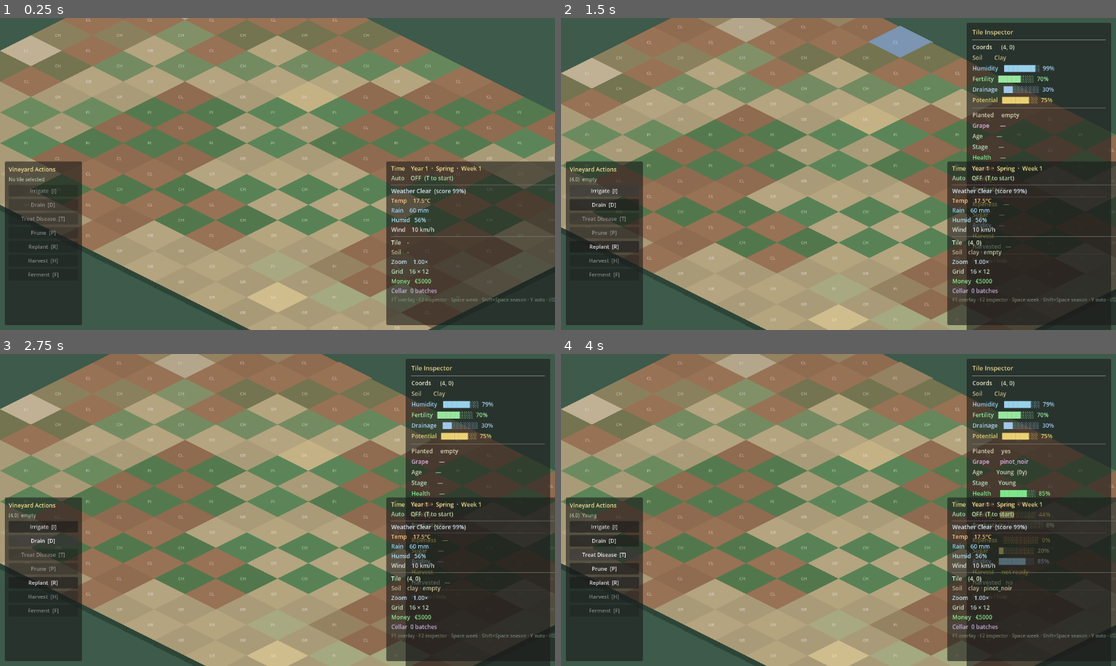
Above: before the commit, frames 1-4 (two rows, left to right).
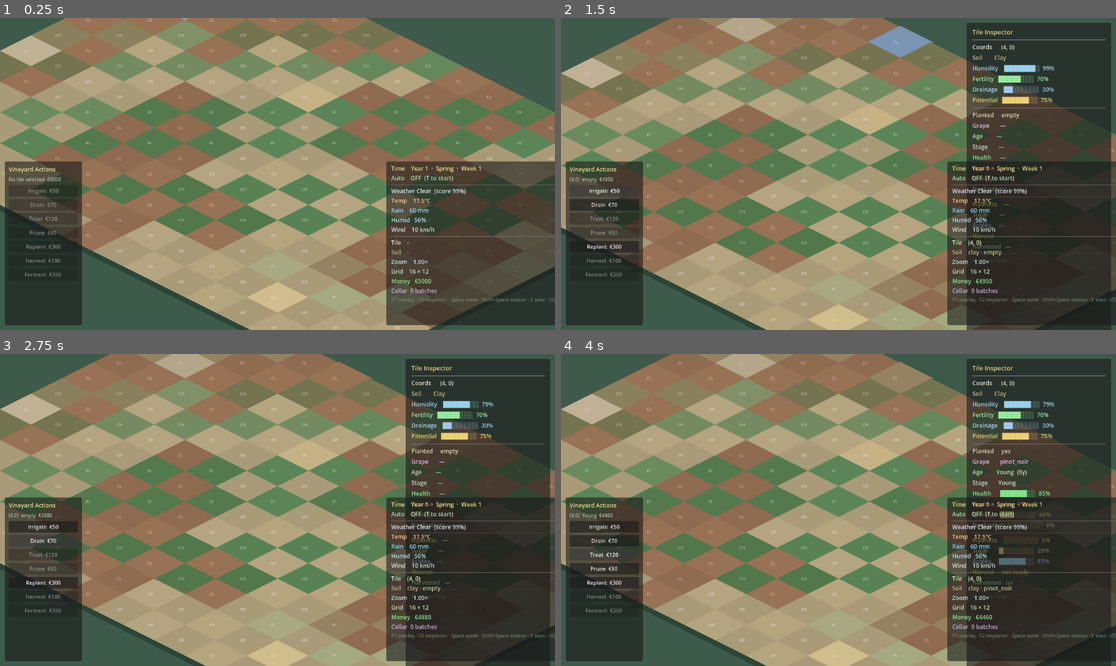
Above: after the commit, the same moments.

Repository: blayres/winery-simulator
Game: Godot game, scene res://scenes/world/World.tscn
Same seed, same stepped clock (60 frames per second), same inputs: the game is played once before the commit and once after it. The project has no main scene, so this scene is started directly.
Inputs (mouse positions are in pixels of both pictures, inside the frame that each line leads up to):
- Up to frame 1 (0.25 s): no input
- Up to frame 2 (1.5 s): tap Enter at 0.5 s; drag from (899, 21) to (993, 64) at 0.52 s; click "Irrigate [I]" (after the commit: "Irrigate €50") at 1.25 s
- Up to frame 3 (2.75 s): click "Drain [D]" (after the commit: "Drain €70") at 2 s
- Up to frame 4 (4 s): click "Replant [R]" (after the commit: "Replant €300") at 2.75 s; click "Treat Disease [T]" (after the commit: "Treat €120") at 3.5 s

The runs differ from the first frame. In frame 1, 0.3% of the frame differs, in the area x 3-12%, y 51-84%; in frame 2, 0.3%; in frame 3, 0.3%; in frame 4, 0.4%, in the area x 3-78%, y 51-86%.

Commit message:
feat: action costs and operating expenses

Diff:
--- a/autoload/VineyardActionSystem.gd
+++ b/autoload/VineyardActionSystem.gd
@@ -42,11 +42,15 @@
 	if data == null:
 		return "No tile at (%d,%d)." % [col, row]
 
+	var cost: float = _action_cost("irrigate")
+	if not WineMarket.spend(cost, "irrigate"):
+		return "Irrigate (%d,%d): not enough money — need €%.0f." % [col, row, cost]
+
 	var cfg: Dictionary  = _action_cfg()
 	var gain: float      = float(cfg.get("irrigate_humidity_gain", 0.18))
 	var before: float    = data.humidity
 	data.humidity        = clampf(data.humidity + gain, 0.0, 1.0)
-	var result: String   = "Irrigate (%d,%d): humidity %.2f → %.2f" % [col, row, before, data.humidity]
+	var result: String   = "Irrigate (%d,%d): humidity %.2f → %.2f  (€%.0f)" % [col, row, before, data.humidity, cost]
 
 	_commit(data, ACTION_IRRIGATE, result)
 	return result
@@ -58,12 +62,16 @@
 	var data: TileSimData = VineyardSimulation.get_tile_data(col, row)
 	if data == null:
 		return "No tile at (%d,%d)." % [col, row]
+
+	var cost: float = _action_cost("drain")
+	if not WineMarket.spend(cost, "drain"):
+		return "Drain (%d,%d): not enough money — need €%.0f." % [col, row, cost]
 
 	var cfg: Dictionary  = _action_cfg()
 	var loss: float      = float(cfg.get("drain_humidity_loss", 0.20))
 	var before: float    = data.humidity
 	data.humidity        = clampf(data.humidity - loss, 0.0, 1.0)
-	var result: String   = "Drain (%d,%d): humidity %.2f → %.2f" % [col, row, before, data.humidity]
+	var result: String   = "Drain (%d,%d): humidity %.2f → %.2f  (€%.0f)" % [col, row, before, data.humidity, cost]
 
 	_commit(data, ACTION_DRAIN, result)
 	return result
@@ -77,12 +85,16 @@
 		return "No tile at (%d,%d)." % [col, row]
 	if not data.is_planted:
 		return "Treat (%d,%d): no vine planted — nothing to treat." % [col, row]
+
+	var cost: float = _action_cost("treat")
+	if not WineMarket.spend(cost, "treat disease"):
+		return "Treat (%d,%d): not enough money — need €%.0f." % [col, row, cost]
 
 	var cfg: Dictionary  = _action_cfg()
 	var reduction: float = float(cfg.get("treat_disease_reduction", 0.25))
 	var before: float    = data.disease_risk
 	data.disease_risk    = clampf(data.disease_risk - reduction, 0.0, 1.0)
-	var result: String   = "Treat (%d,%d): disease %.2f → %.2f" % [col, row, before, data.disease_risk]
+	var result: String   = "Treat (%d,%d): disease %.2f → %.2f  (€%.0f)" % [col, row, before, data.disease_risk, cost]
 
 	_commit(data, ACTION_TREAT, result)
 	return result
@@ -96,6 +108,10 @@
 		return "No tile at (%d,%d)." % [col, row]
 	if not data.is_planted:
 		return "Prune (%d,%d): no vine planted — nothing to prune." % [col, row]
+
+	var cost: float = _action_cost("prune")
+	if not WineMarket.spend(cost, "prune"):
+		return "Prune (%d,%d): not enough money — need €%.0f." % [col, row, cost]
 
 	var cfg: Dictionary    = _action_cfg()
 	var health_gain: float = float(cfg.get("prune_health_gain", 0.08))
@@ -108,8 +124,8 @@
 
 	VineyardSimulation.recompute_quality_public(data)
 
-	var result: String = "Prune (%d,%d): health %.2f→%.2f  productivity %.2f→%.2f" % [
-		col, row, before_h, data.vine_health, before_p, data.productivity
+	var result: String = "Prune (%d,%d): health %.2f→%.2f  prod %.2f→%.2f  (€%.0f)" % [
+		col, row, before_h, data.vine_health, before_p, data.productivity, cost
 	]
 
 	_commit(data, ACTION_PRUNE, result)
@@ -122,6 +138,10 @@
 	var data: TileSimData = VineyardSimulation.get_tile_data(col, row)
 	if data == null:
 		return "No tile at (%d,%d)." % [col, row]
+
+	var cost: float = _action_cost("replant")
+	if not WineMarket.spend(cost, "replant"):
+		return "Replant (%d,%d): not enough money — need €%.0f." % [col, row, cost]
 
 	var cfg: Dictionary    = _action_cfg()
 	var start_health: float = float(cfg.get("replant_starting_health", 0.85))
@@ -133,15 +153,15 @@
 	data.grape_variety = chosen_grape
 	data.vine_age      = 0
 	data.vine_health   = start_health
-	data.disease_risk  = clampf(data.disease_risk * 0.5, 0.0, 1.0)  # partial reset
+	data.disease_risk  = clampf(data.disease_risk * 0.5, 0.0, 1.0)
 	data.lifecycle_stage = VineLifecycle.STAGE_YOUNG
 	data.productivity    = 0.0
 
 	VineyardSimulation.recompute_quality_public(data)
 
 	var action_desc: String = "Replant" if was_planted else "Plant"
-	var result: String = "%s (%d,%d): %s  health=%.2f" % [
-		action_desc, col, row, chosen_grape, data.vine_health
+	var result: String = "%s (%d,%d): %s  health=%.2f  (€%.0f)" % [
+		action_desc, col, row, chosen_grape, data.vine_health, cost
 	]
 
 	_commit(data, ACTION_REPLANT, result)
@@ -151,6 +171,9 @@
 ## Harvest: collects ripe grapes from a tile and creates a GrapeLot.
 ## Requires: planted, harvest_ready, health > 0, productivity > 0, not already harvested.
 func harvest(col: int, row: int) -> String:
+	var cost: float = _action_cost("harvest")
+	if not WineMarket.spend(cost, "harvest"):
+		return "Harvest (%d,%d): not enough money — need €%.0f." % [col, row, cost]
 	var result: String = HarvestManager.harvest(col, row)
 	action_performed.emit(ACTION_HARVEST, col, row, result)
 	return result
@@ -160,6 +183,9 @@
 ## [param method] — "stainless_steel" | "old_oak" | "new_oak"
 ## No tile required — fermentation happens in the cellar.
 func ferment(method: String = "stainless_steel") -> String:
+	var cost: float = _action_cost("ferment")
+	if not WineMarket.spend(cost, "ferment"):
+		return "Ferment: not enough money — need €%.0f." % cost
 	var result: String = FermentationManager.ferment(method)
 	action_performed.emit(ACTION_FERMENT, -1, -1, result)
 	return result
@@ -210,3 +236,12 @@
 	var cfg: Dictionary = DataManager.get_data("vineyard_sim")
 	var raw: Variant    = cfg.get("player_actions", {})
 	return raw if raw is Dictionary else {}
+
+
+## Returns the cost for a named action from JSON config.
+func _action_cost(action_key: String) -> float:
+	var cfg: Dictionary   = _action_cfg()
+	var raw_costs: Variant = cfg.get("costs", {})
+	if not raw_costs is Dictionary:
+		return 0.0
+	return float((raw_costs as Dictionary).get(action_key, 0.0))
--- a/autoload/WineMarket.gd
+++ b/autoload/WineMarket.gd
@@ -64,6 +64,22 @@
 ## Returns current player money.
 func get_money() -> float:
 	return player_money
+
+
+## Returns true if the player can afford [param amount].
+func can_afford(amount: float) -> bool:
+	return player_money >= amount
+
+
+## Deduct [param amount] from player money. Returns false if insufficient.
+## [param reason] is logged to console.
+func spend(amount: float, reason: String = "") -> bool:
+	if player_money < amount:
+		print("Not enough money for '%s' — need €%.0f, have €%.0f" % [reason, amount, player_money])
+		return false
+	player_money -= amount
+	money_changed.emit(player_money, -amount)
+	return true
 
 
 ## Calculate the sale price for a WineBatch without selling it.
--- a/data/simulation/vineyard_sim_config.json
+++ b/data/simulation/vineyard_sim_config.json
@@ -28,7 +28,16 @@
     "prune_health_gain":         0.08,
     "prune_productivity_gain":   0.06,
     "replant_starting_health":   0.85,
-    "replant_default_grape":     "pinot_noir"
+    "replant_default_grape":     "pinot_noir",
+    "costs": {
+      "irrigate":     50.0,
+      "drain":        70.0,
+      "treat":       120.0,
+      "prune":        80.0,
+      "replant":     300.0,
+      "harvest":     100.0,
+      "ferment":     200.0
+    }
   },
   "ripeness": {
     "ripening_seasons":          [1, 2],
--- a/scenes/ui/VineyardActionsPanel.gd
+++ b/scenes/ui/VineyardActionsPanel.gd
@@ -62,6 +62,8 @@
 
 	# Listen for action results to refresh button state.
 	VineyardActionSystem.action_performed.connect(_on_action_performed)
+	# Refresh when money changes — buttons may become affordable/unaffordable.
+	WineMarket.money_changed.connect(_on_money_changed)
 
 	_set_no_selection()
 
@@ -96,7 +98,10 @@
 
 
 func _on_action_performed(_action: String, _col: int, _row: int, _result: String) -> void:
-	# Refresh button states after any action (planted state may have changed).
+	_refresh_buttons()
+
+
+func _on_money_changed(_new_amount: float, _delta: float) -> void:
 	_refresh_buttons()
 
 
@@ -115,44 +120,65 @@
 		_set_no_selection()
 		return
 
-	# All buttons enabled when a tile is selected.
-	_btn_irrigate.disabled = false
-	_btn_drain.disabled    = false
-	_btn_replant.disabled  = false
-
-	# Planted-only actions.
-	_btn_treat.disabled = not data.is_planted
-	_btn_prune.disabled = not data.is_planted
-
-	# Harvest: planted, harvest_ready, not already harvested this year.
+	var costs: Dictionary = _costs()
+	var money: float      = WineMarket.get_money()
+
+	# Update button text with costs and disable if unaffordable.
+	_btn_irrigate.text     = "Irrigate  €%d" % int(costs.get("irrigate", 50))
+	_btn_drain.text        = "Drain  €%d"    % int(costs.get("drain",    70))
+	_btn_treat.text        = "Treat  €%d"    % int(costs.get("treat",   120))
+	_btn_prune.text        = "Prune  €%d"    % int(costs.get("prune",    80))
+	_btn_replant.text      = "Replant  €%d"  % int(costs.get("replant", 300))
+	_btn_harvest.text      = "Harvest  €%d"  % int(costs.get("harvest", 100))
+	_btn_ferment.text      = "Ferment  €%d"  % int(costs.get("ferment", 200))
+
+	_btn_irrigate.disabled = money < float(costs.get("irrigate", 50))
+	_btn_drain.disabled    = money < float(costs.get("drain",    70))
+	_btn_replant.disabled  = money < float(costs.get("replant", 300))
+
+	_btn_treat.disabled = not data.is_planted or money < float(costs.get("treat", 120))
+	_btn_prune.disabled = not data.is_planted or money < float(costs.get("prune",  80))
+
 	_btn_harvest.disabled = not (
-		data.is_planted and
-		data.harvest_ready and
+		data.is_planted and data.harvest_ready and
 		not data.harvested_this_year
-	)
-
-	# Ferment: enabled whenever there are grape lots waiting.
-	_btn_ferment.disabled = HarvestManager.get_lot_count() == 0
-
-	# Status line.
+	) or money < float(costs.get("harvest", 100))
+
+	_btn_ferment.disabled = HarvestManager.get_lot_count() == 0 or \
+			money < float(costs.get("ferment", 200))
+
 	if data.is_planted:
 		var harvest_hint: String = "  ★" if data.harvest_ready and not data.harvested_this_year else ""
-		_lbl_status.text = "(%d,%d)  %s%s" % [sel.grid_col, sel.grid_row,
-				data.lifecycle_stage.capitalize(), harvest_hint]
+		_lbl_status.text = "(%d,%d)  %s%s  €%.0f" % [
+			sel.grid_col, sel.grid_row,
+			data.lifecycle_stage.capitalize(), harvest_hint, money
+		]
 	else:
-		_lbl_status.text = "(%d,%d)  empty" % [sel.grid_col, sel.grid_row]
+		_lbl_status.text = "(%d,%d)  empty  €%.0f" % [sel.grid_col, sel.grid_row, money]
 
 
 func _set_no_selection() -> void:
-	_lbl_status.text       = "No tile selected"
+	var costs: Dictionary = _costs()
+	var money: float      = WineMarket.get_money()
+
+	_lbl_status.text = "No tile selected  €%.0f" % money
+
+	_btn_irrigate.text     = "Irrigate  €%d" % int(costs.get("irrigate", 50))
+	_btn_drain.text        = "Drain  €%d"    % int(costs.get("drain",    70))
+	_btn_treat.text        = "Treat  €%d"    % int(costs.get("treat",   120))
+	_btn_prune.text        = "Prune  €%d"    % int(costs.get("prune",    80))
+	_btn_replant.text      = "Replant  €%d"  % int(costs.get("replant", 300))
+	_btn_harvest.text      = "Harvest  €%d"  % int(costs.get("harvest", 100))
+	_btn_ferment.text      = "Ferment  €%d"  % int(costs.get("ferment", 200))
+
 	_btn_irrigate.disabled = true
 	_btn_drain.disabled    = true
 	_btn_treat.disabled    = true
 	_btn_prune.disabled    = true
 	_btn_replant.disabled  = true
 	_btn_harvest.disabled  = true
-	# Ferment stays enabled/disabled based on lot count, not tile selection.
-	_btn_ferment.disabled  = HarvestManager.get_lot_count() == 0
+	_btn_ferment.disabled  = HarvestManager.get_lot_count() == 0 or \
+			money < float(costs.get("ferment", 200))
 
 
 # ─── Private — button handlers ────────────────────────────────────────────────
@@ -218,3 +244,13 @@
 	if _grid == null:
 		return null
 	return _grid.get_selected_tile()
+
+
+## Returns the action costs dictionary from JSON config.
+func _costs() -> Dictionary:
+	var cfg: Dictionary    = DataManager.get_data("vineyard_sim")
+	var raw_pa: Variant    = cfg.get("player_actions", {})
+	if not raw_pa is Dictionary:
+		return {}
+	var raw_costs: Variant = (raw_pa as Dictionary).get("costs", {})
+	return raw_costs if raw_costs is Dictionary else {}
